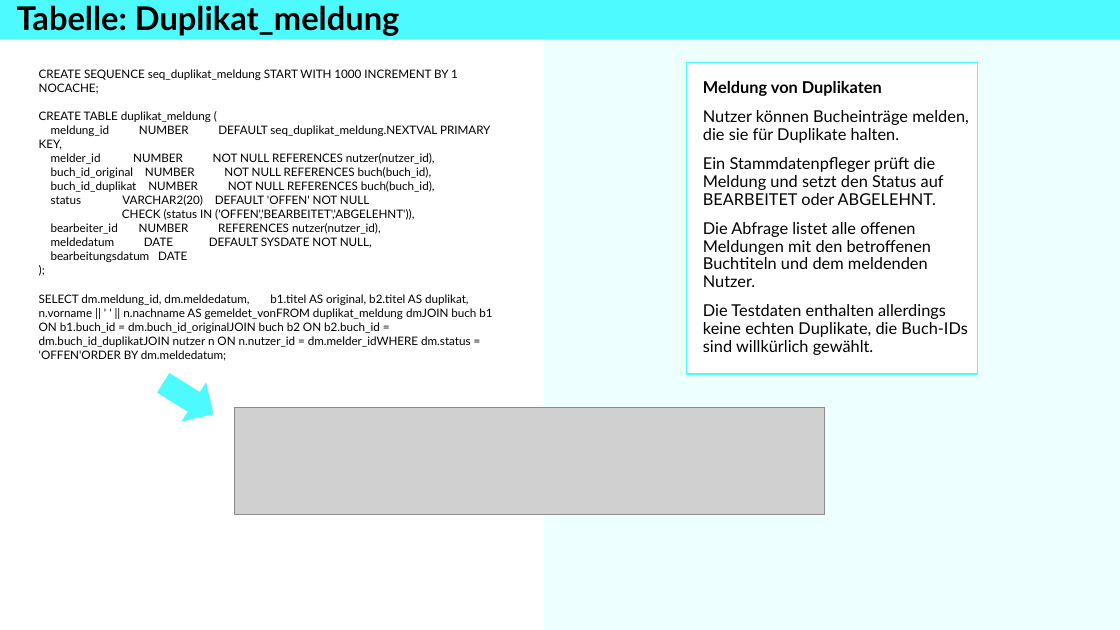
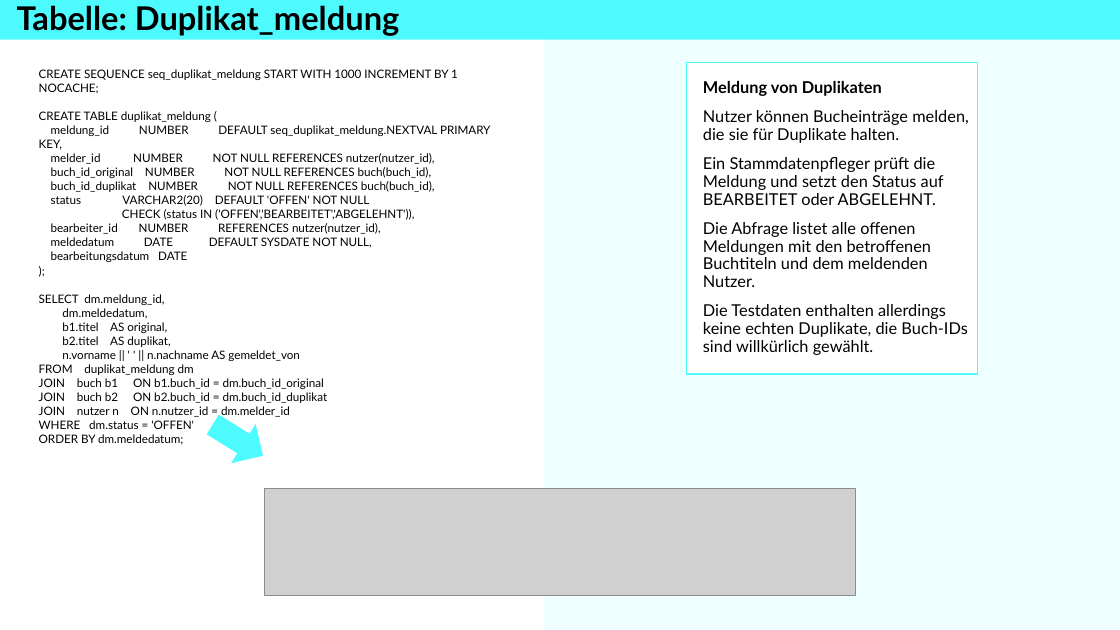
Before and after one commit to superdent/iu_datamart, a slide deck: slide 13 of dokumentation/phase2.pptx. Drawn at 1120x630 pixels with LibreOffice and Linux fonts; fonts in the diff are those of the drawing; grey boxes stand for pictures. Boxes give left, top, right and bottom in pixels: in the first picture for what was removed or moved away, otherwise in the second. Text is boxed around its words. In the diff, an @@ line names an element or a change of style, - is before the commit and + after.

```diff
--- a/dokumentation/phase2.pptx
+++ b/dokumentation/phase2.pptx
@@ text at (39, 294, 328, 429): text changed @@
-SELECT dm.meldung_id, dm.meldedatum, b1.titel AS original, b2.titel AS duplikat, n.vorname || ' ' || n.nachname AS gemeldet_vonFROM duplikat_meldung dmJOIN buch b1 ON b1.buch_id = dm.buch_id_originalJOIN buch b2 ON b2.buch_id = dm.buch_id_duplikatJOIN nutzer n ON n.nutzer_id = dm.melder_idWHERE dm.status = 'OFFEN'ORDER BY dm.meldedatum;
+SELECT dm.meldung_id,
+dm.meldedatum,
+b1.titel AS original,
+b2.titel AS duplikat,
+n.vorname || ' ' || n.nachname AS gemeldet_von
+FROM duplikat_meldung dm
+JOIN buch b1 ON b1.buch_id = dm.buch_id_original
+JOIN buch b2 ON b2.buch_id = dm.buch_id_duplikat
+JOIN nutzer n ON n.nutzer_id = dm.melder_id
+WHERE dm.status = 'OFFEN'
+ORDER BY dm.meldedatum;
@@ right arrow: place and size @@
-right arrow at (151, 364, 225, 434)
+right arrow at (201, 405, 275, 475)
@@ picture: place and size @@
-picture at (234, 408, 825, 514)
+picture at (265, 489, 855, 596)
```
Also in this commit, not shown: 16 other slides changed, 3 slides added, 1 slide removed, 6 other files.
